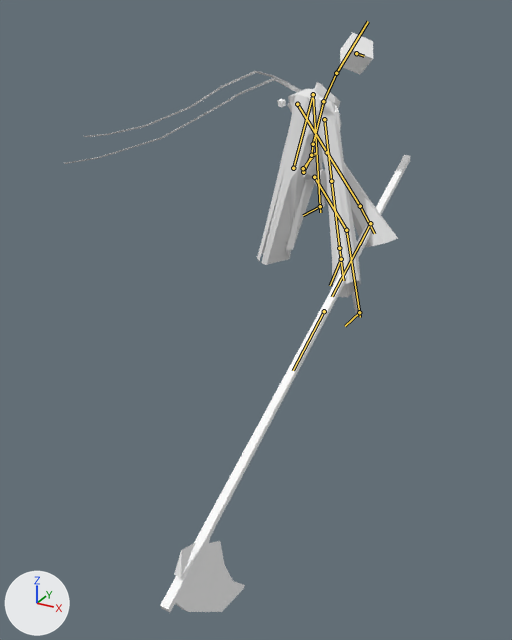
Two versions of the Blender file Reference/Models/Character/Reaper_02_Animation_07_WallJump.blend, one commit apart.
Camera for both pictures: a 50 mm lens placed at (5.8, -12.06, 6.88), pointed at (-0.4, -0.79, 1.24). The lights are fixed; the arrows at lower left show +X, +Y and +Z. Both versions are drawn at frame 3 of the action 'WhiteObilvion_WallRun'; the numbers are the values there. The bones that bend it are drawn over the model as lines.
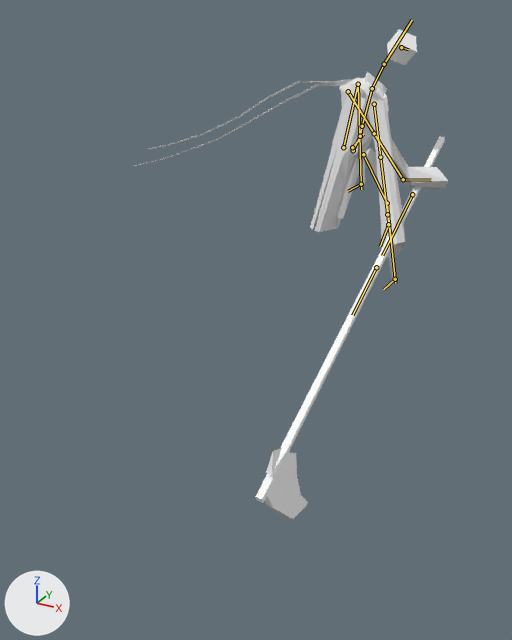
Location of each change, [x1, y1, x2, y2] in pixels of the pictures (512 x 640 px):
'Cube.005', posed (14% shorter)
    before: [257, 88, 398, 297]
    after: [310, 78, 448, 258]
'Cube.008', posed (24% narrower, 16% shorter)
    before: [160, 155, 410, 612]
    after: [255, 136, 445, 519]
'Cube', posed (26% narrower, 10% shorter)
    before: [303, 82, 360, 313]
    after: [353, 72, 395, 280]
'Cube.001', posed (9% narrower, 14% shorter)
    before: [340, 33, 373, 75]
    after: [387, 29, 417, 65]
'Plane', posed (8% narrower, 6% shorter)
    before: [64, 71, 302, 164]
    after: [134, 79, 354, 166]
'Cube.004', posed
    before: [277, 98, 326, 107]
    after: [340, 85, 377, 93]
bone 'legFK.l', root to tip
    before: (320, 206) to (303, 215)
    after: (361, 184) to (348, 191)
bone 'legFK.r', root to tip
    before: (359, 312) to (345, 326)
    after: (395, 279) to (383, 289)
bone 'hip', root to tip
    before: (303, 172) to (311, 155)
    after: (353, 150) to (360, 136)
bone 'hand.l', root to tip
    before: (360, 206) to (374, 233)
    after: (403, 179) to (431, 180)
bone 'handIK.r', root to tip
    before: (341, 259) to (330, 285)
    after: (388, 224) to (380, 246)

Diff of the bpy script that builds the scene:
```diff
--- a/Reference/Models/Character/Reaper_02_Animation_07_WallJump.blend.py
+++ b/Reference/Models/Character/Reaper_02_Animation_07_WallJump.blend.py
@@ bone_legfk_l @@
 bone_legfk_l = bpy.data.objects['Armature'].pose.bones['legFK.l']  # child of 'root'
-bone_legfk_l.location = (0.0, -2.53, -2.78)
+bone_legfk_l.location = (0.0, -5.09, -2.81)
@@ bone_legfk_r @@
 bone_legfk_r = bpy.data.objects['Armature'].pose.bones['legFK.r']  # child of 'root'
-bone_legfk_r.location = (0.0, -2.62, -0.36)
+bone_legfk_r.location = (0.0, -5.18, -0.38)
@@ bone_hip @@
 bone_hip = bpy.data.objects['Armature'].pose.bones['hip']  # child of 'root'
-bone_hip.location = (0.0, -0.36, 0.52)
+bone_hip.location = (0.0, 0.11, 3.04)
@@ bone_arm_pole_l @@
 bone_arm_pole_l = bpy.data.objects['Armature'].pose.bones['arm_pole.l']  # child of 'hip'
-bone_arm_pole_l.location = (0.0, 0.0, 0.0)
+bone_arm_pole_l.location = (1.89, -2.9, 2.74)
@@ bone_hand_l @@
 bone_hand_l = bpy.data.objects['Armature'].pose.bones['hand.l']  # child of 'arm_middle.l'
-bone_hand_l.rotation_quaternion = (1.0, 0.0, 0.0, 0.0)  # degrees (0, 0, 0)
+bone_hand_l.rotation_quaternion = (0.872, 0.482, 0.079, -0.016)  # degrees (58, 9, 3)
@@ bone_handik_r @@
 bone_handik_r = bpy.data.objects['Armature'].pose.bones['handIK.r']  # child of 'root'
-bone_handik_r.location = (-1.11, 0.89, 1.19)
+bone_handik_r.location = (-1.11, -1.52, 2.07)
```
